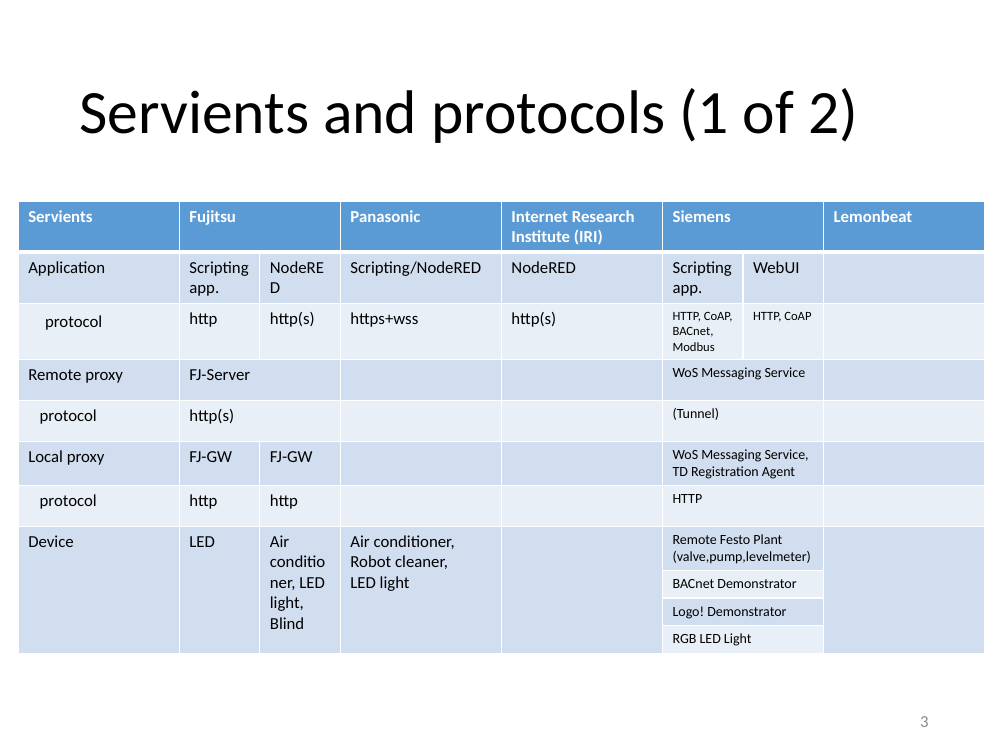
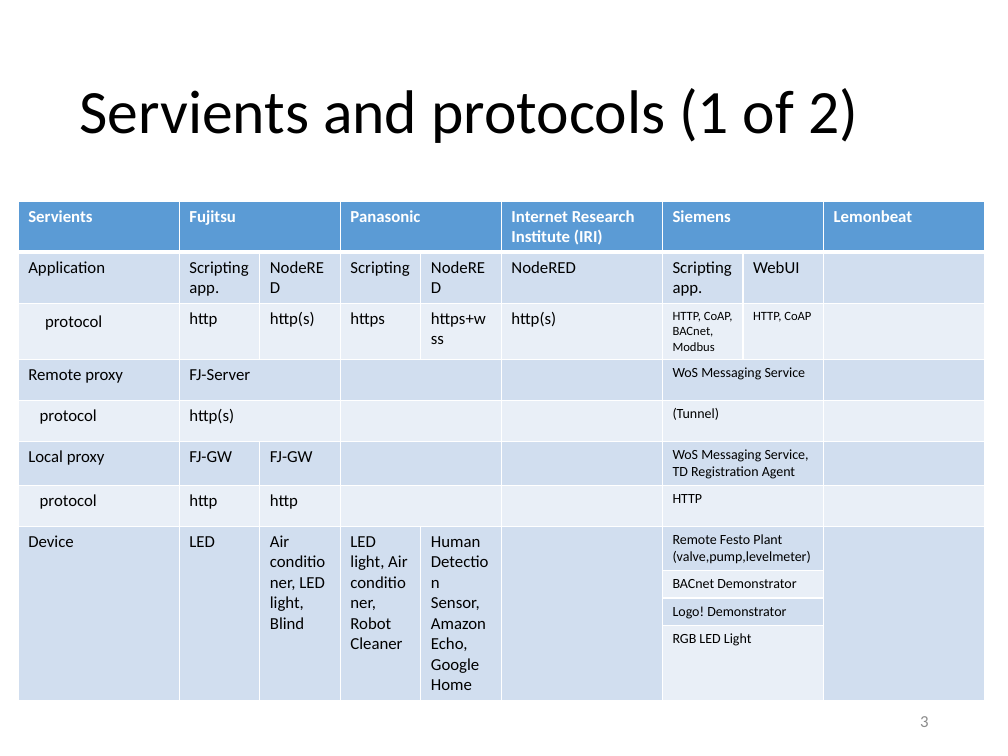
Before and after one commit to w3c/wot, a slide deck: slide 3 of plugfest/2017-burlingame/CollectionServientInfo2017.pptx. Drawn at 1008x756 pixels with LibreOffice and Linux fonts; fonts in the diff are those of the drawing. Boxes give left, top, right and bottom in pixels: in the first picture for what was removed or moved away, otherwise in the second. Text is boxed around its words. In the diff, an @@ line names an element or a change of style, - is before the commit and + after.

Commit message:
Fixed #354

```diff
--- a/plugfest/2017-burlingame/CollectionServientInfo2017.pptx
+++ b/plugfest/2017-burlingame/CollectionServientInfo2017.pptx
@@ table at [18, 202, 986, 696] @@
-column 4: Panasonic | Scripting/NodeRED | https+wss |  |  |  |  | Air conditioner, / Robot cleaner, / LED light |  |  | 
+column 4: Panasonic | Scripting | https |  |  |  |  | LED light, Air conditioner, Robot Cleaner |  |  | 
+column 5:  | NodeRED | https+wss |  |  |  |  | Human Detection Sensor, Amazon Echo, Google Home |  |  | 
```
